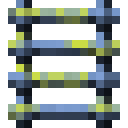
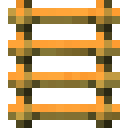
Layered file, before and after one edit (128 × 128). Changes by layer:
added layer "Honey" above "Poisonous" over [8, 0, 120, 128]
showed "Poisonous" over [8, 0, 120, 128]
hid "Glowshroom Veines" over [8, 8, 120, 120]
hid "Glowshroom" over [8, 0, 120, 128]
